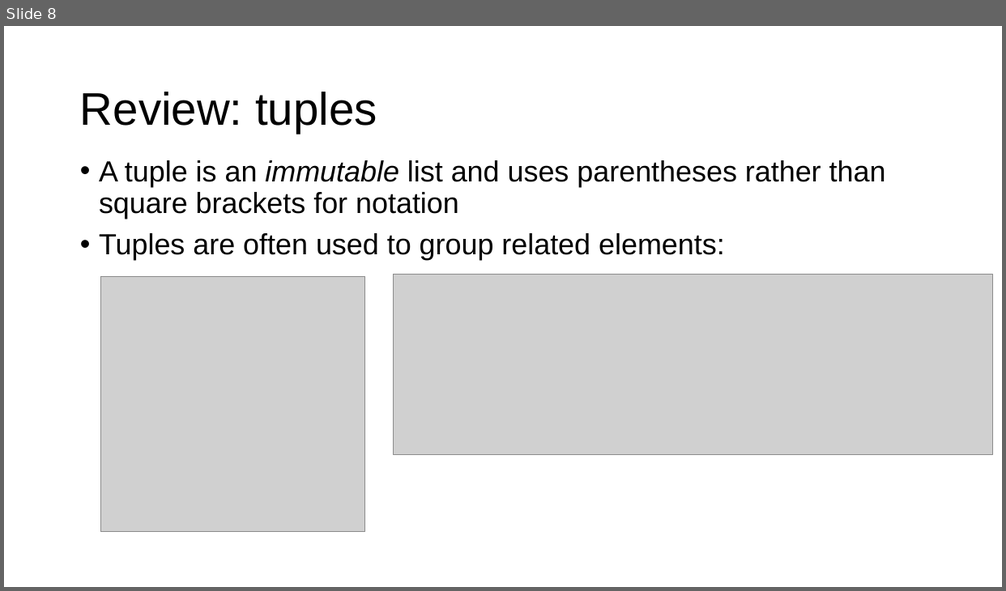
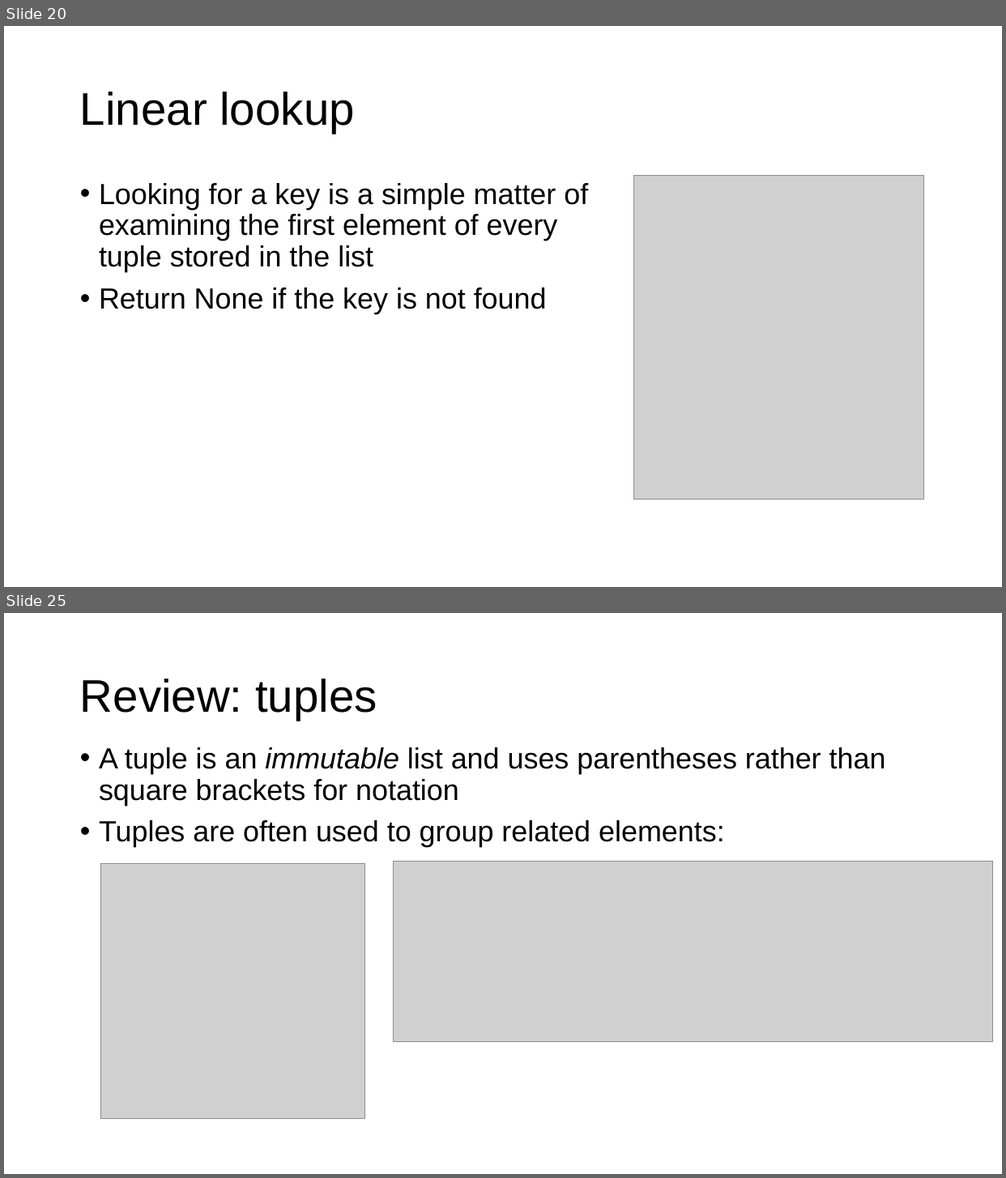
Before and after one commit to parrt/msds692, a slide deck: notes/hashtable.pptx. Shown one above the other, each under a label of ours: slide 8 before the commit, slides 20 and 25 after it; the slides between them are not shown. The pictures are 1006x591 and 1006x1178 pixels, drawn with LibreOffice and Linux fonts; fonts in the diff are those of the drawing; grey boxes stand for pictures; background and template pictures are left out. Boxes give left, top, right and bottom in pixels: in the first picture for what was removed or moved away, otherwise in the second. Text is boxed around its words. In the diff, an @@ line names an element or a change of style, - is before the commit and + after.

```diff
--- a/notes/hashtable.pptx
+++ b/notes/hashtable.pptx
@@ slide 20 added at [4,26,1002,587], background #FFFFFF @@
@@ title added at [80,92,354,133], 44 pt, text #000000 @@
+Linear lookup
@@ text added at [99,183,588,314], 28 pt, text #000000 @@
+• Looking for a key is a simple matter of examining the first element of every tuple stored in the list
+• Return None if the key is not found
@@ picture added at [633,176,924,500] @@
@@ what was slide 8 is now slide 25 @@
```
Also in this commit, not shown: 3 slides changed, 21 other slides added, 2 slides removed, 3 other files.
